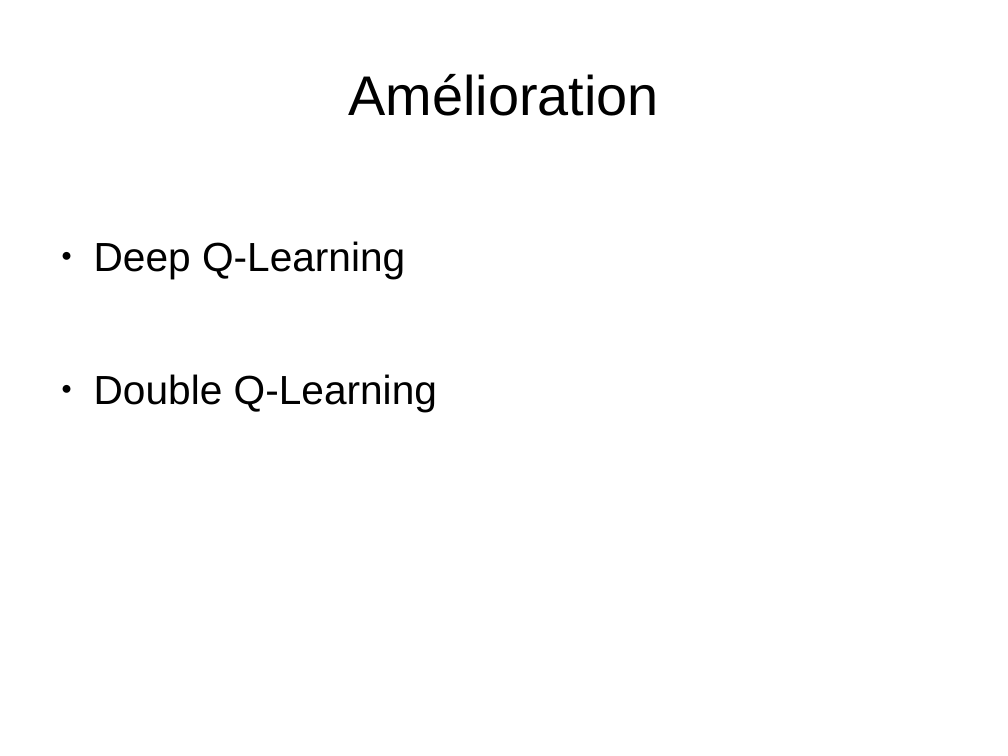
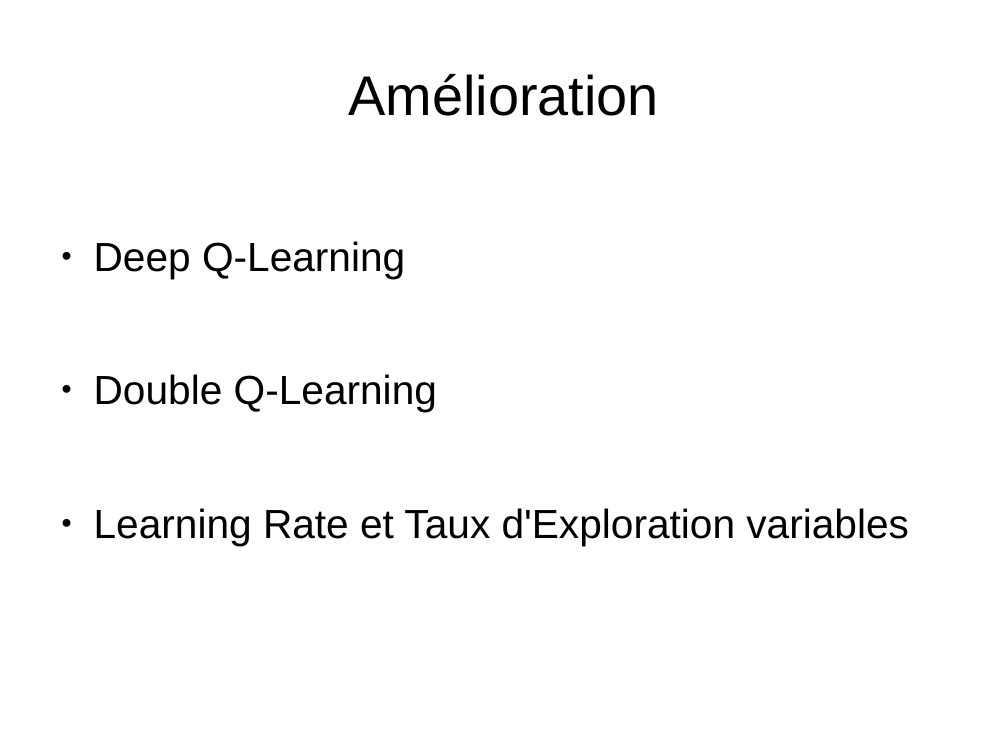
Before and after one commit to pfpimenta/projet_majeure, a slide deck: slide 22 of Presentation.odp (slide 21 before the commit). Drawn at 1008x756 pixels with LibreOffice and Linux fonts; fonts in the diff are those of the drawing. Boxes give left, top, right and bottom in pixels: in the first picture for what was removed or moved away, otherwise in the second. Text is boxed around its words. In the diff, an @@ line names an element or a change of style, - is before the commit and + after.

```diff
--- a/Presentation.odp
+++ b/Presentation.odp
@@ text at [94,508,909,545]: paragraph added @@
+● Learning Rate et Taux d'Exploration variables
```
Also in this commit, not shown: 1 other slide changed, 1 slide added.
